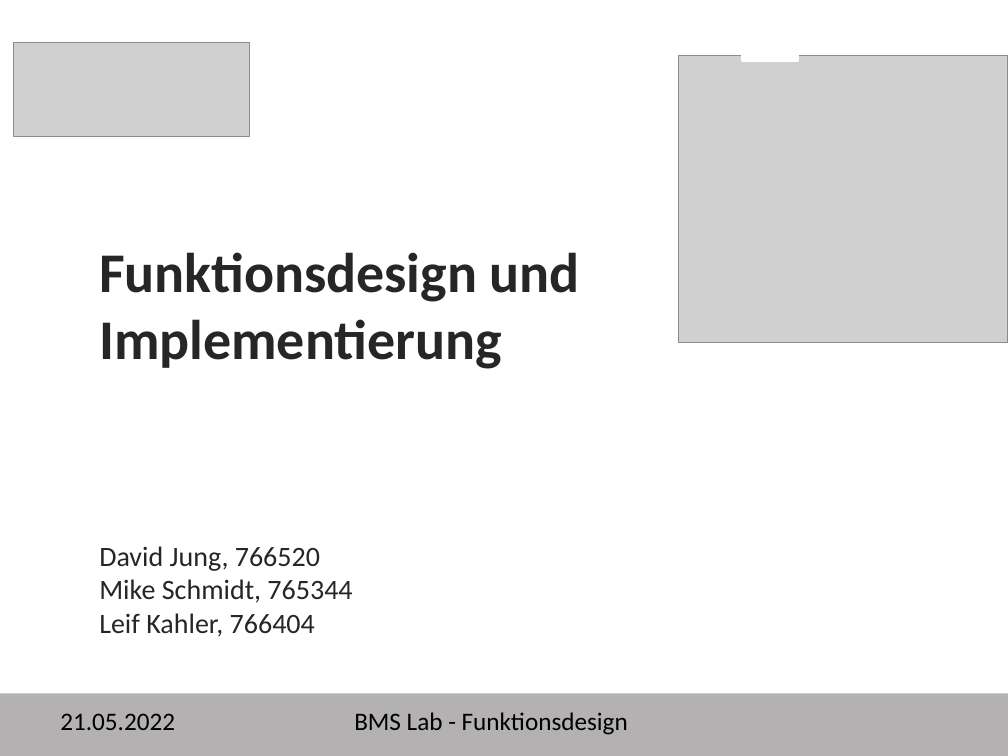
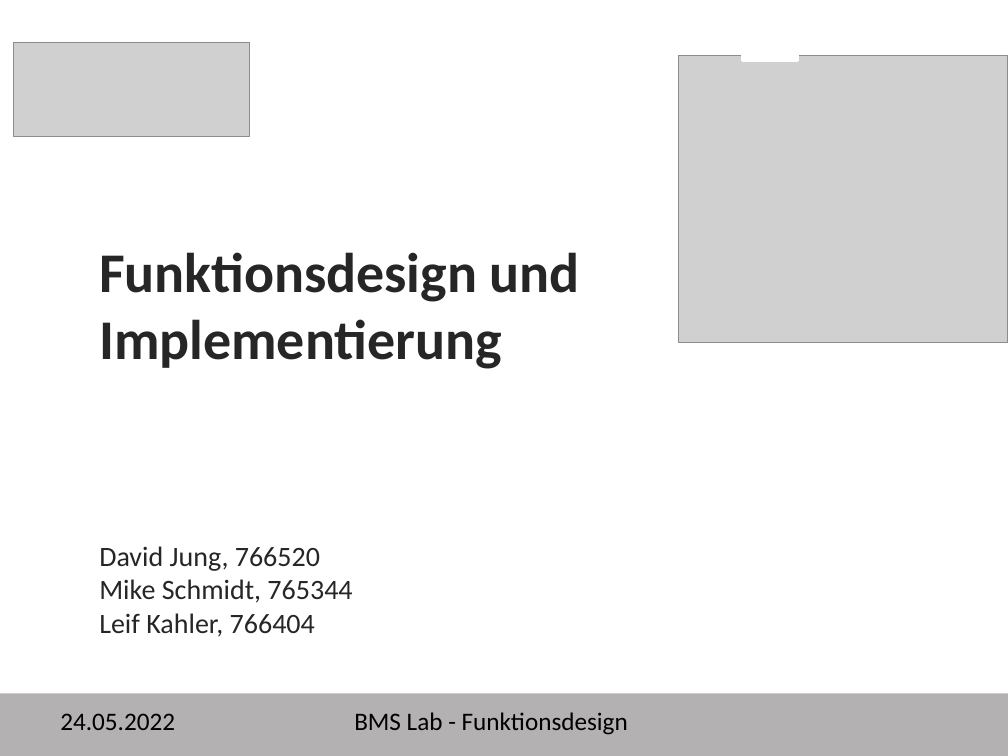
Before and after one commit to davju/bms_lab, a slide deck: slide 1 of BMS_Lab_Funktionsdesign und Implementierung.pptx. Drawn at 1008x756 pixels with LibreOffice and Linux fonts; fonts in the diff are those of the drawing; grey boxes stand for pictures; background and template pictures are left out. Boxes give left, top, right and bottom in pixels: in the first picture for what was removed or moved away, otherwise in the second. Text is boxed around its words. In the diff, an @@ line names an element or a change of style, - is before the commit and + after.

```diff
--- a/BMS_Lab_Funktionsdesign und Implementierung.pptx
+++ b/BMS_Lab_Funktionsdesign und Implementierung.pptx
@@ text at (60,713,175,730): text changed @@
-21.05.2022
+24.05.2022
```
Also in this commit, not shown: 9 other slides changed.
